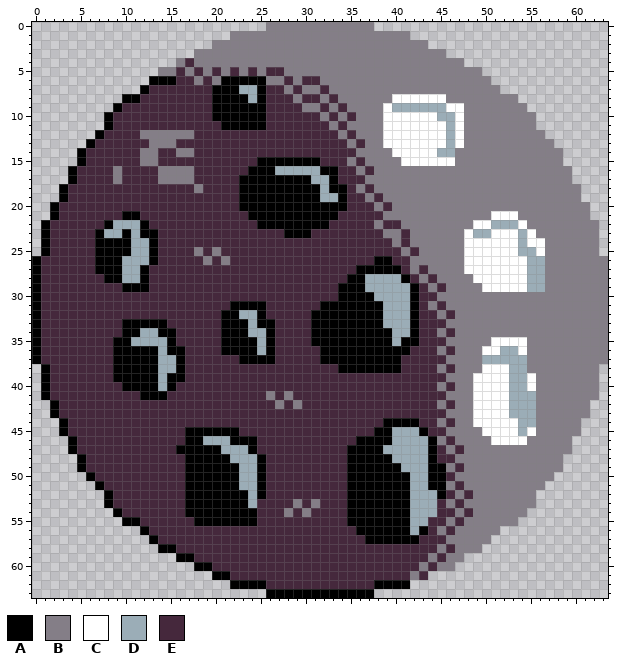
Pixel-art sprite, stored at art/astroid1.png. Above is the file before it was changed.
The file is 64x64 pixels.
Palette (. is transparent): A #000000  B #847e87  C #ffffff  D #9badb7  E #45283c
Pixels before, first column x 0:
 0 ..........................BBBBBBBBBBBB..........................
 1 ......................BBBBBBBBBBBBBBBBBBBB......................
 2 ....................BBBBBBBBBBBBBBBBBBBBBBBB....................
 3 ..................BBBBBBBBBBBBBBBBBBBBBBBBBBBB..................
 4 ................BEBBBBBBBBBBBBBBBBBBBBBBBBBBBBBB................
 5 ..............BBEBEBEBEBEBEEBBBBBBBBBBBBBBBBBBBBBB..............
 6 .............AAAEEBEBAAAAABBEBEEBBBBBBBBBBBBBBBBBBB.............
 7 ............AEEEEEEEAAADDAEEBEBBEBBBBBBBBBBBBBBBBBBB............
 8 ..........AAEEEEEEEEAAAADAEEEBEEBEBBBBBBCCCCCCBBBBBBBB..........
 9 .........AEEEEEEEEEEAAAAAAEEEEBBEBEBBBBCDDDDDDCCBBBBBBB.........
10 ........AEEEEEEEEEEEAAAAAAEEEEEEBEBEBBBCCCCCCDDCBBBBBBBB........
11 ........AEEEEEEEEEEEEAAAAAEEEEEEEBEBBBBCCCCCCCDCBBBBBBBB........
12 .......AEEEEBBBBBBEEEEEEEEEEEEEEEEBEBBBCCCCCCCDCBBBBBBBBB.......
13 ......AEEEEEEBBBEEEEEEEEEEEEEEEEEEEBEBBCCCCCCCDCBBBBBBBBBB......
14 .....AEEEEEEBBEEBBEEEEEEEEEEEEEEEEEEBBBBCCCCCDDBBBBBBBBBBBB.....
15 .....AEEEEEEBBEEEEEEEEEEEAAAAAAAEEEBEBBBBCCCCCCBBBBBBBBBBBB.....
16 ....AEEEEBEEEEBBBBEEEEEEAAADDDDDAAEEBEBBBBBBBBBBBBBBBBBBBBBB....
17 ....AEEEEBEEEEBBBBEEEEEAAAAAAAADDAEEEBBBBBBBBBBBBBBBBBBBBBBB....
18 ...AEEEEEEEEEEEEEEBEEEEAAAAAAAAADAAEBEBBBBBBBBBBBBBBBBBBBBBBB...
19 ...AEEEEEEEEEEEEEEEEEEEAAAAAAAAADDAEEBEBBBBBBBBBBBBBBBBBBBBBB...
20 ..AEEEEEEEEEEEEEEEEEEEEAAAAAAAAAAAAEEEBEBBBBBBBBBBBBBBBBBBBBBB..
21 ..AEEEEEEEAAEEEEEEEEEEEEAAAAAAAAAAEEEEEBBBBBBBBBBBBCCCBBBBBBBB..
22 .AEEEEEEADDDAEEEEEEEEEEEEAAAAAAAAEEEEEBEEBBBBBBBBCCDDDCBBBBBBBB.
23 .AEEEEEADDADAAEEEEEEEEEEEEEEAAAEEEEEEEEBBEBBBBBBCDDCCCDCBBBBBBB.
24 .AEEEEEAAAADDAEEEEEEEEEEEEEEEEEEEEEEEEEEBEBBBBBBCCCCCCDCCBBBBBB.
25 .AEEEEEAAAADDAEEEEBEBEEEEEEEEEEEEEEEEEEEEBEBBBBBCCCCCCDDCBBBBBB.
26 AEEEEEEAAADDDAEEEEEBEBEEEEEEEEEEEEEEEEAAEEBBBBBBCCCCCCCDDBBBBBBB
27 AEEEEEEAAADDAEEEEEEEEEEEEEEEEEEEEEEEAAAAAEBEBBBBCCCCCCCDDBBBBBBB
28 AEEEEEEEAADDAEEEEEEEEEEEEEEEEEEEEEEAADDDDAEBEBBBBCCCCCCDDBBBBBBB
29 AEEEEEEEEEAAAEEEEEEEEEEEEEEEEEEEEEAAADDDDDAEBEBBBBCCCCCDDBBBBBBB
30 AEEEEEEEEEEEEEEEEEEEEEEEEEEEEEEEEEAAAADDDDAEEBBBBBBBBBBBBBBBBBBB
31 AEEEEEEEEEEEEEEEEEEEEEAAAAEEEEEEAAAAAAADDDAEBEBBBBBBBBBBBBBBBBBB
32 AEEEEEEEEEEEEEEEEEEEEAADDAEEEEEAAAAAAAADDDAEEBEBBBBBBBBBBBBBBBBB
33 AEEEEEEEEEAAAAAEEEEEEAAADAAEEEEAAAAAAAADDDAEEEBBBBBBBBBBBBBBBBBB
34 AEEEEEEEEEAADDAAEEEEEAAADDAEEEEAAAAAAAAADDAEEBEBBBBBBBBBBBBBBBBB
35 AEEEEEEEEAADDDDAEEEEEAAAADAEEEEAAAAAAAAADAAEEEBBBBBCCCCBBBBBBBBB
36 AEEEEEEEEAAAAADAAEEEEAAAADAEEEEEAAAAAAAAAAEEEBEBBBCCDDCBBBBBBBBB
37 AEEEEEEEEAAAAADDAEEEEEEAAAAEEEEEAAAAAAAAAEEEEEBBBBDDDDDBBBBBBBBB
38 .AEEEEEEEAAAAADDAEEEEEEEEEEEEEEEEEAAAAAAAEEEEBEBBBCCCDDBBBBBBBB.
39 .AEEEEEEEAAAAADAAEEEEEEEEEEEEEEEEEEEEEEEEEEEEEBBBCCCCDDCBBBBBBB.
40 .AEEEEEEEEAAAADAEEEEEEEEEEEEEEEEEEEEEEEEEEEEEBEBBCCCCDDCBBBBBBB.
41 .AEEEEEEEEEEAAAEEEEEEEEEEEBEBEEEEEEEEEEEEEEEEEBBBCCCCDDDBBBBBBB.
42 ..AEEEEEEEEEEEEEEEEEEEEEEEEBEBEEEEEEEEEEEEEEEBEBBCCCCDDDBBBBBB..
43 ..AEEEEEEEEEEEEEEEEEEEEEEEEEEEEEEEEEEEEEEEEEEEBBBCCCCDDDBBBBBB..
44 ...AEEEEEEEEEEEEEEEEEEEEEEEEEEEEEEEEEEEAAAAEEBEBBCCCCCDDBBBBB...
45 ...AEEEEEEEEEEEEEAAAAAAEEEEEEEEEEEEEEEAADDDAEEBBBBCCCCDCBBBBB...
46 ....AEEEEEEEEEEEEAADDDAAAEEEEEEEEEEEAAAADDDDABEBBBBCCCCBBBBB....
47 ....AEEEEEEEEEEEAAAAADDDAEEEEEEEEEEAAAADDDDDAEBEBBBBBBBBBBBB....
48 .....AEEEEEEEEEEEAAAAADDDAEEEEEEEEEAAAAADDDDAEEBBBBBBBBBBBB.....
49 .....AEEEEEEEEEEEAAAAAADDAEEEEEEEEEAAAAAADDDAABEBBBBBBBBBBB.....
50 ......AEEEEEEEEEEAAAAAADDAEEEEEEEEEAAAAAAADDAAEBBBBBBBBBBB......
51 .......AEEEEEEEEEAAAAAADDAEEEEEEEEEAAAAAAADDAABEBBBBBBBBB.......
52 ........AEEEEEEEEAAAAAAADAEEEEEEEEEAAAAAAADDDAEBEBBBBBBB........
53 ........AEEEEEEEEAAAAAAADEEEEBEBEEEAAAAAAADDDEBEBBBBBBBB........
54 .........AEEEEEEEAAAAAAAAEEEBEBEEEEAAAAAAADDDEEBEBBBBBB.........
55 ..........AAEEEEEEAAAAAAAEEEEEEEEEEAAAAAAADDEEBEBBBBBB..........
56 ............AEEEEEEEEEEEEEEEEEEEEEEEAAAAAADAEBEBBBBB............
57 .............AEEEEEEEEEEEEEEEEEEEEEEEAAAAAAEEEBBBBB.............
58 ..............AAEEEEEEEEEEEEEEEEEEEEEEEEEEEEEBEBBB..............
59 ................AAEEEEEEEEEEEEEEEEEEEEEEEEEEBEBB................
60 ..................AAEEEEEEEEEEEEEEEEEEEEEEEBEBB.................
61 ....................AAEEEEEEEEEEEEEEEEEEEEBE....................
62 ......................AAAAEEEEEEEEEEEEAAAA......................
63 ..........................AAAAAAAAAAAA..........................
Now the later version:
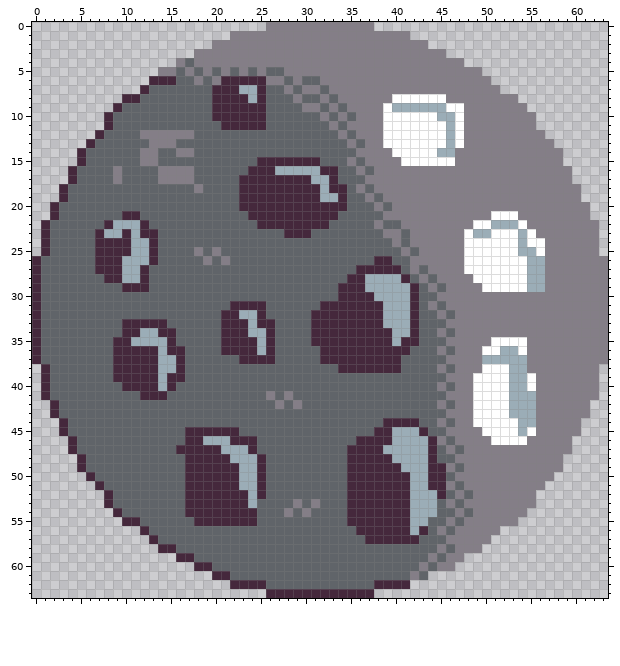
Change:
colour A: #000000 -> #45283c
colour E: #45283c -> #606469
Where, in picture pixels (left, top, right, bottom), the same in both pictures:
changed: (32, 58, 473, 598)
